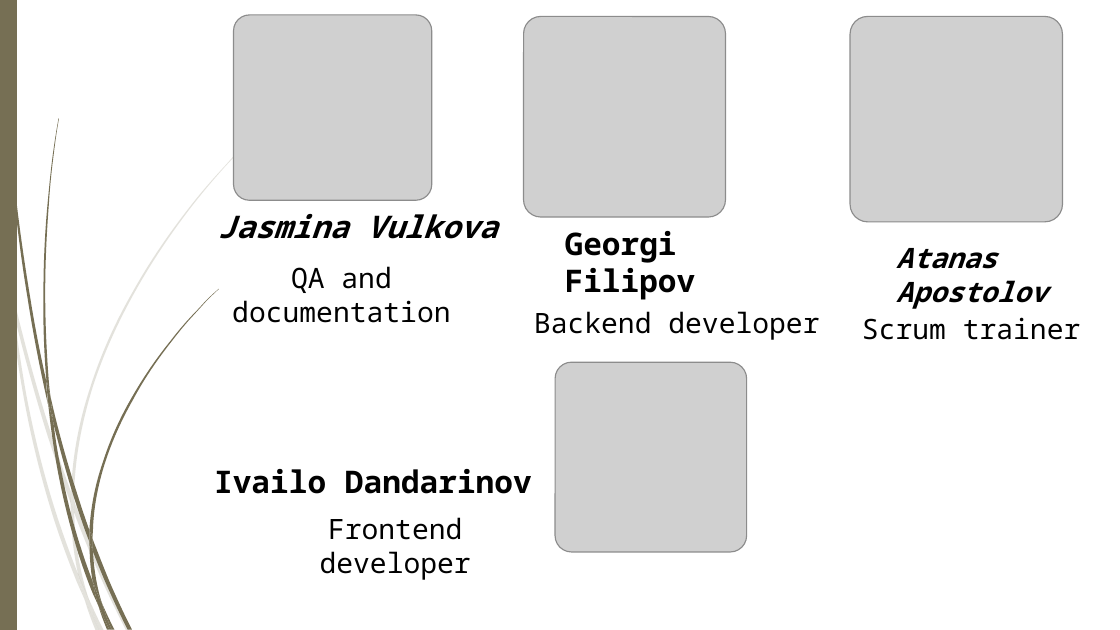
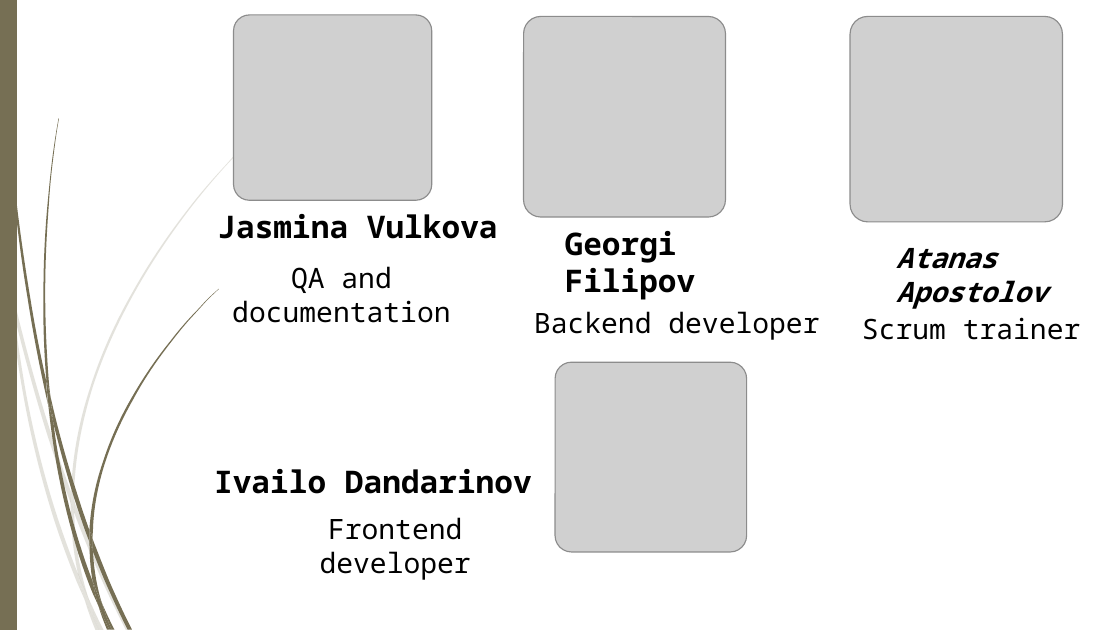
Before and after one commit to IZDandarinov21/Patent_Digital_Will, a slide deck: slide 5 of Documentation/Patent Bank_presentacion.pptx (slide 4 before the commit). Drawn at 1120x630 pixels with LibreOffice and Linux fonts; fonts in the diff are those of the drawing; grey boxes stand for pictures; background and template pictures are left out. Boxes give left, top, right and bottom in pixels: in the first picture for what was removed or moved away, otherwise in the second. Text is boxed around its words. In the diff, an @@ line names an element or a change of style, - is before the commit and + after.

```diff
--- a/Documentation/Patent Bank_presentacion.pptx
+++ b/Documentation/Patent Bank_presentacion.pptx
@@ free "Jasmina Vulkova" at bbox=[206, 203, 573, 252]: italic off @@
```
Also in this commit, not shown: 1 other slide changed, 1 slide added.
